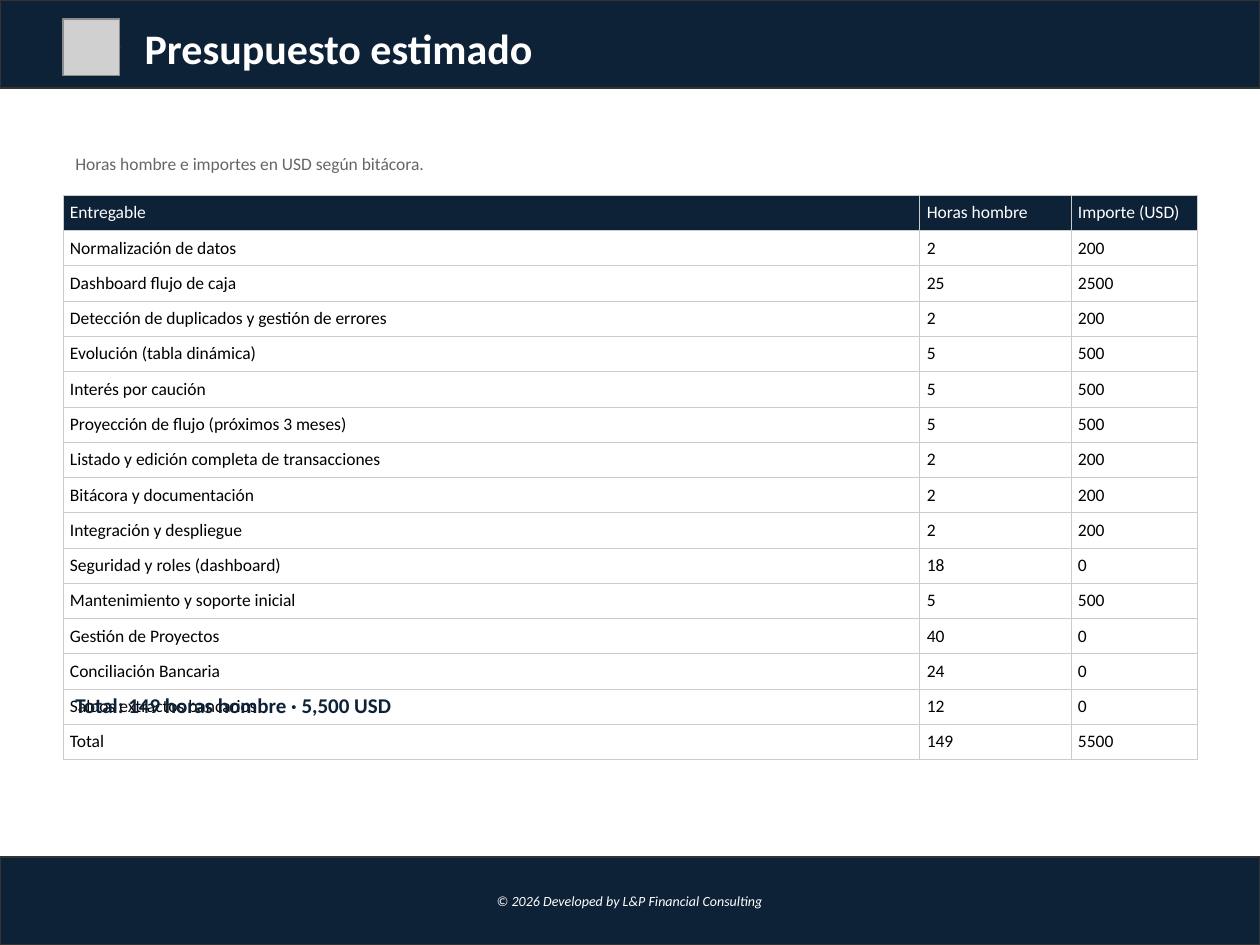
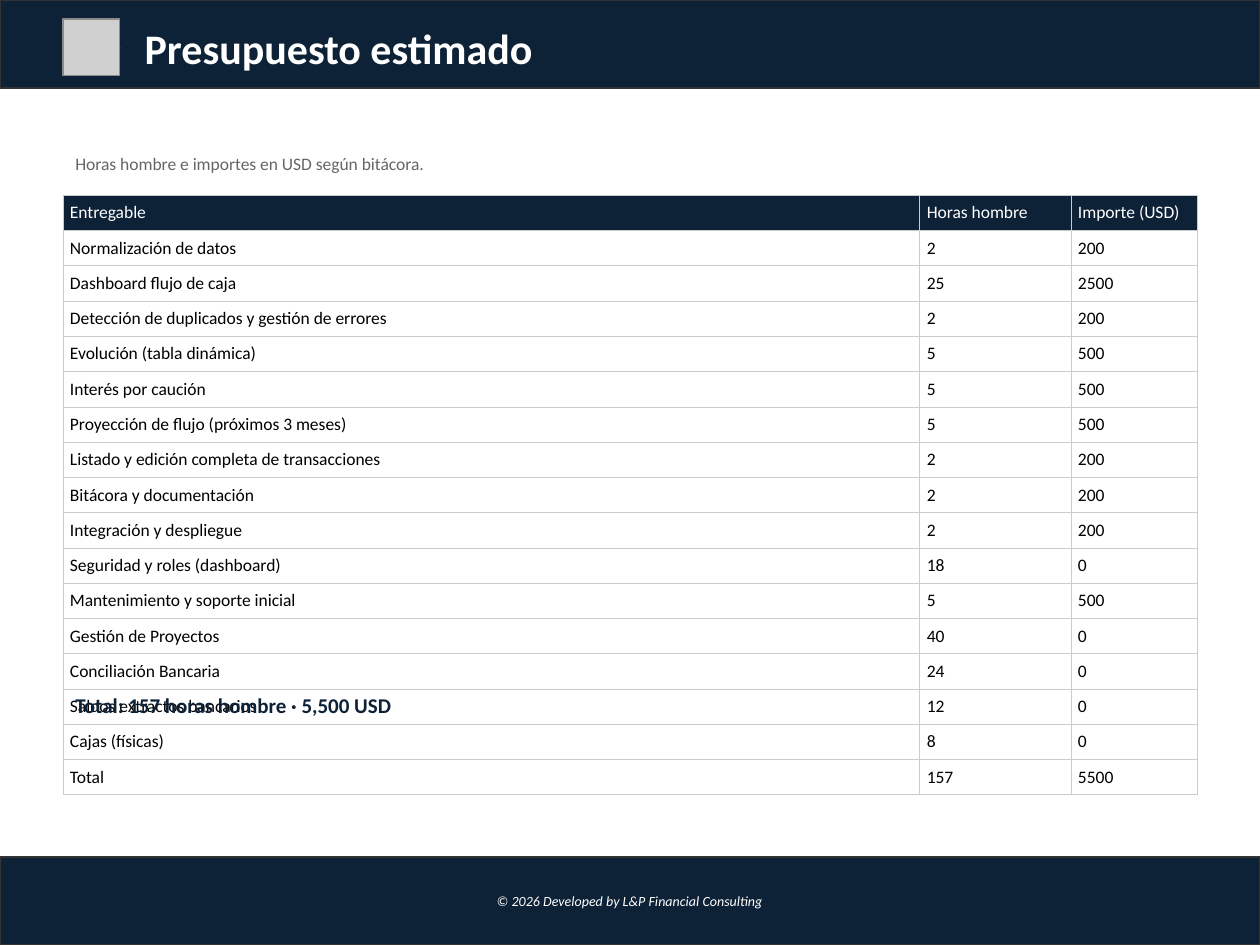
Before and after one commit to lucasbustosmartin-coder/fornitalia, a slide deck: slide 5 of Propuesta_Dashboard_Flujo_Caja.pptx. Drawn at 1260x945 pixels with LibreOffice and Linux fonts; fonts in the diff are those of the drawing; grey boxes stand for pictures. Boxes give left, top, right and bottom in pixels: in the first picture for what was removed or moved away, otherwise in the second. Text is boxed around its words. In the diff, an @@ line names an element or a change of style, - is before the commit and + after.

```diff
--- a/Propuesta_Dashboard_Flujo_Caja.pptx
+++ b/Propuesta_Dashboard_Flujo_Caja.pptx
@@ table at [63,195,1197,787] @@
-row 16: Total | 149 | 5500
+row 16: Cajas (físicas) | 8 | 0
+row 17: Total | 157 | 5500
@@ text at [75,698,391,716]: text changed @@
-Total: 149 horas hombre · 5,500 USD
+Total: 157 horas hombre · 5,500 USD
```
Also in this commit, not shown: 11 other files.
